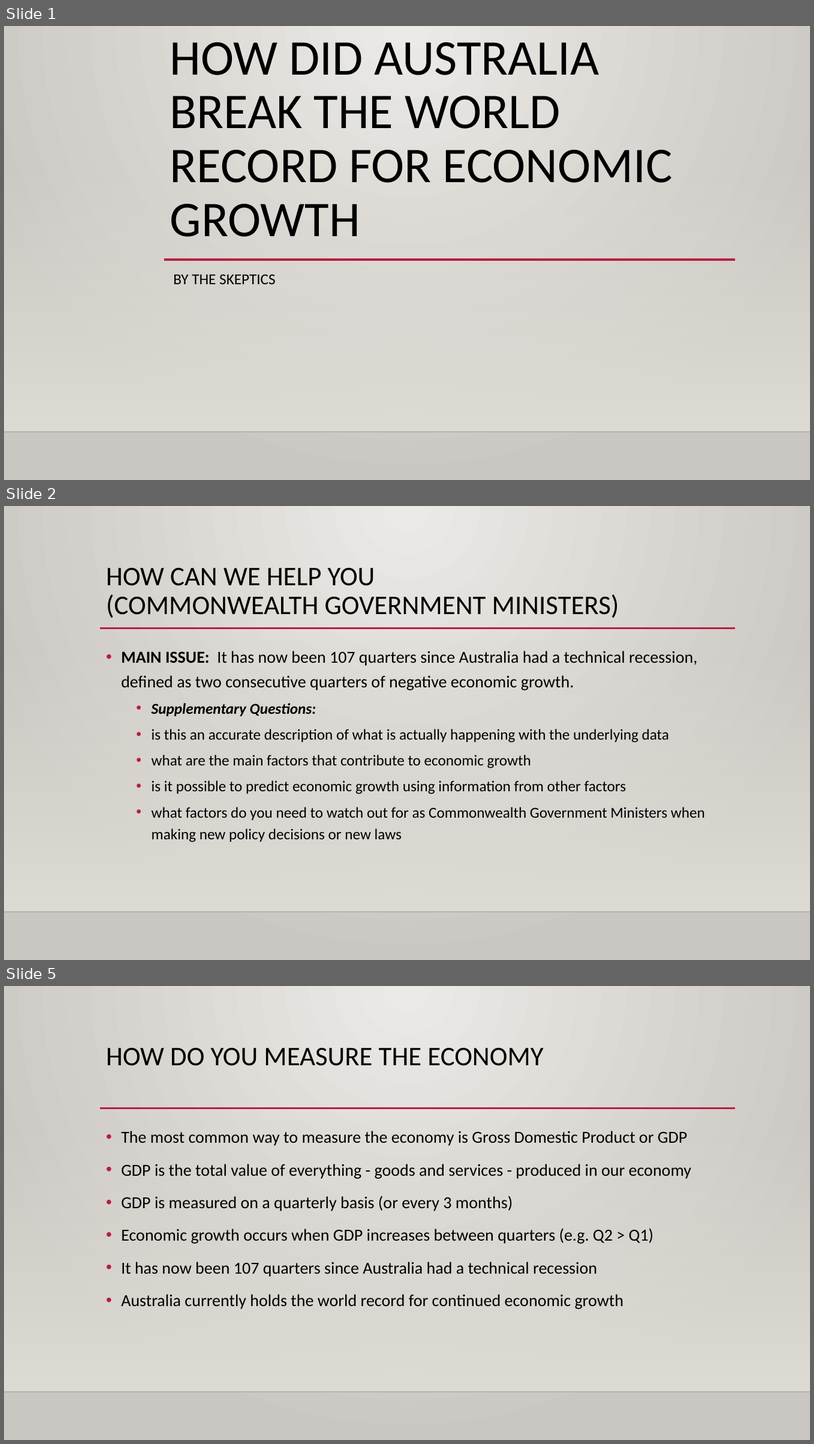
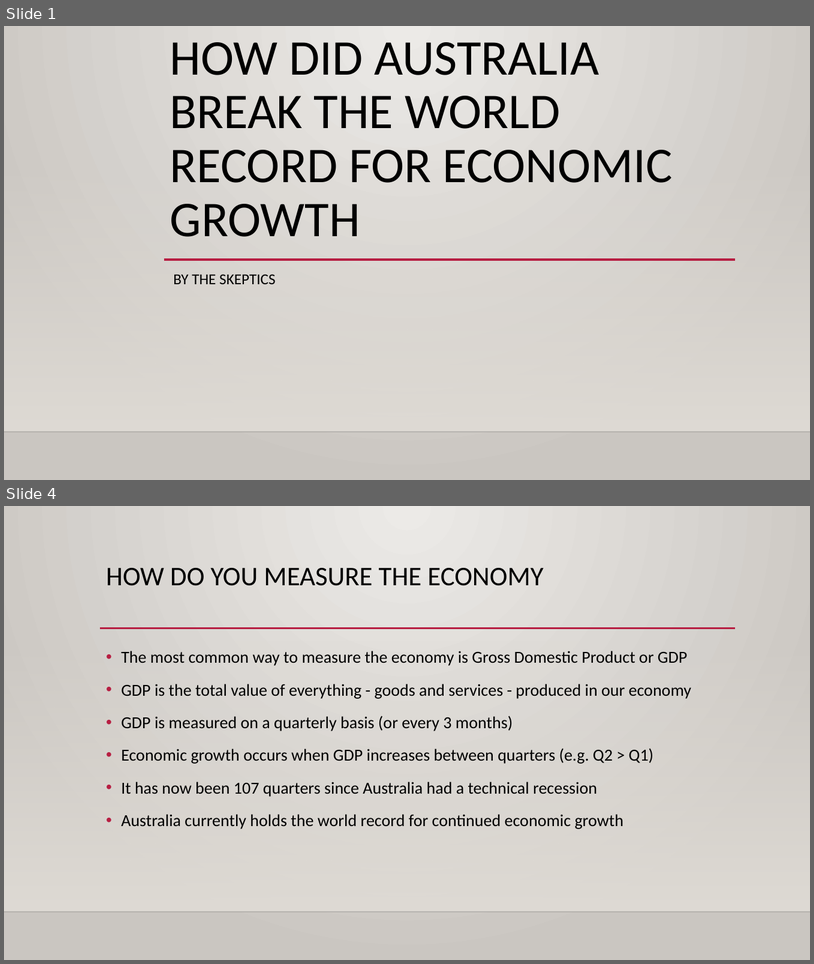
Before and after one commit to AbishekArunachalam/Forecasting-GDP-of-Australia, a slide deck: draft GDP presentation (3).pptx. Shown one above the other, each under a label of ours: slides 1, 2 and 5 before the commit, slides 1 and 4 after it; the slides between them are not shown. The pictures are 814x1444 and 814x964 pixels, drawn with LibreOffice and Linux fonts; fonts in the diff are those of the drawing; background and template pictures are left out. Boxes give left, top, right and bottom in pixels: in the first picture for what was removed or moved away, otherwise in the second. Text is boxed around its words. In the diff, an @@ line names an element or a change of style, - is before the commit and + after.

```diff
--- a/draft GDP presentation (3).pptx
+++ b/draft GDP presentation (3).pptx
@@ slide 2 removed at box(4, 506, 810, 960), background gradient #ECEAE7 to #CAC7C1; not listed: 3 template elements that a slide beside it also shows @@
@@ title removed at box(106, 568, 620, 618) @@
-HOW CAN WE HELP YOU
-(COMMONWEALTH GOVERNMENT MINISTERS)
@@ text removed at box(121, 651, 705, 842) @@
-• MAIN ISSUE: It has now been 107 quarters since Australia had a technical recession, defined as two consecutive quarters of negative economic growth.
-  • Supplementary Questions:
-  • is this an accurate description of what is actually happening with the underlying data
-  • what are the main factors that contribute to economic growth
-  • is it possible to predict economic growth using information from other factors
-  • what factors do you need to watch out for as Commonwealth Government Ministers when making new policy decisions or new laws
@@ what was slide 5 is now slide 4 @@
```
Also in this commit, not shown: 2 slides changed, 1 slide added.
